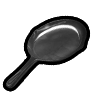
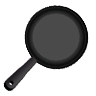
Before/after of a w=96, h=96 layered artwork. What changed in the layer stack:
removed layer "Light" over 24, 24, 80, 64
removed layer "Frying Pan" over 5, 18, 88, 89
removed layer "Frying Pan GOLD" over 5, 18, 88, 89
added layer "Ebene 4 Kopie" above "Ebene 4" over 5, 6, 87, 92
added layer "Ebene 4" above "Ebene 3" over 3, 5, 89, 92
